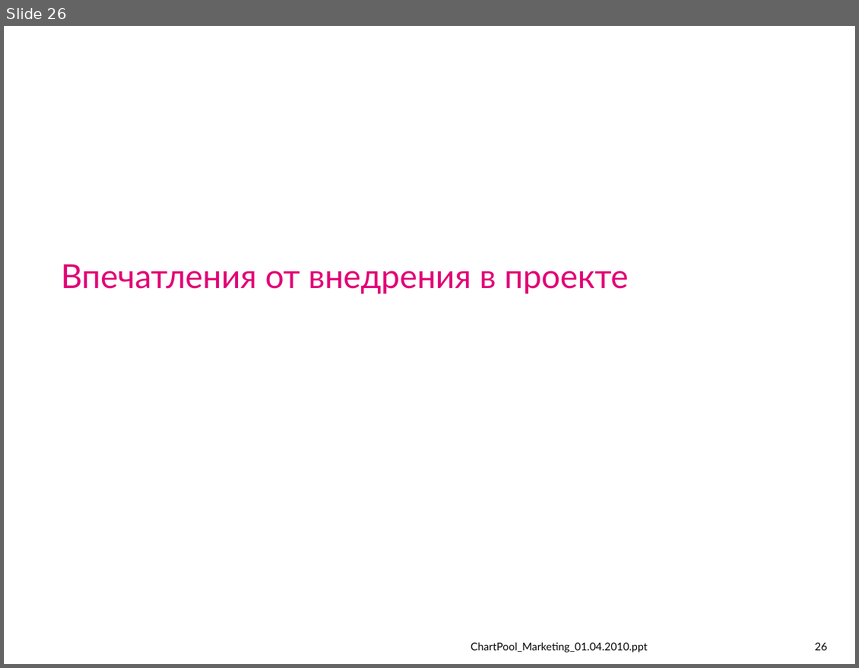
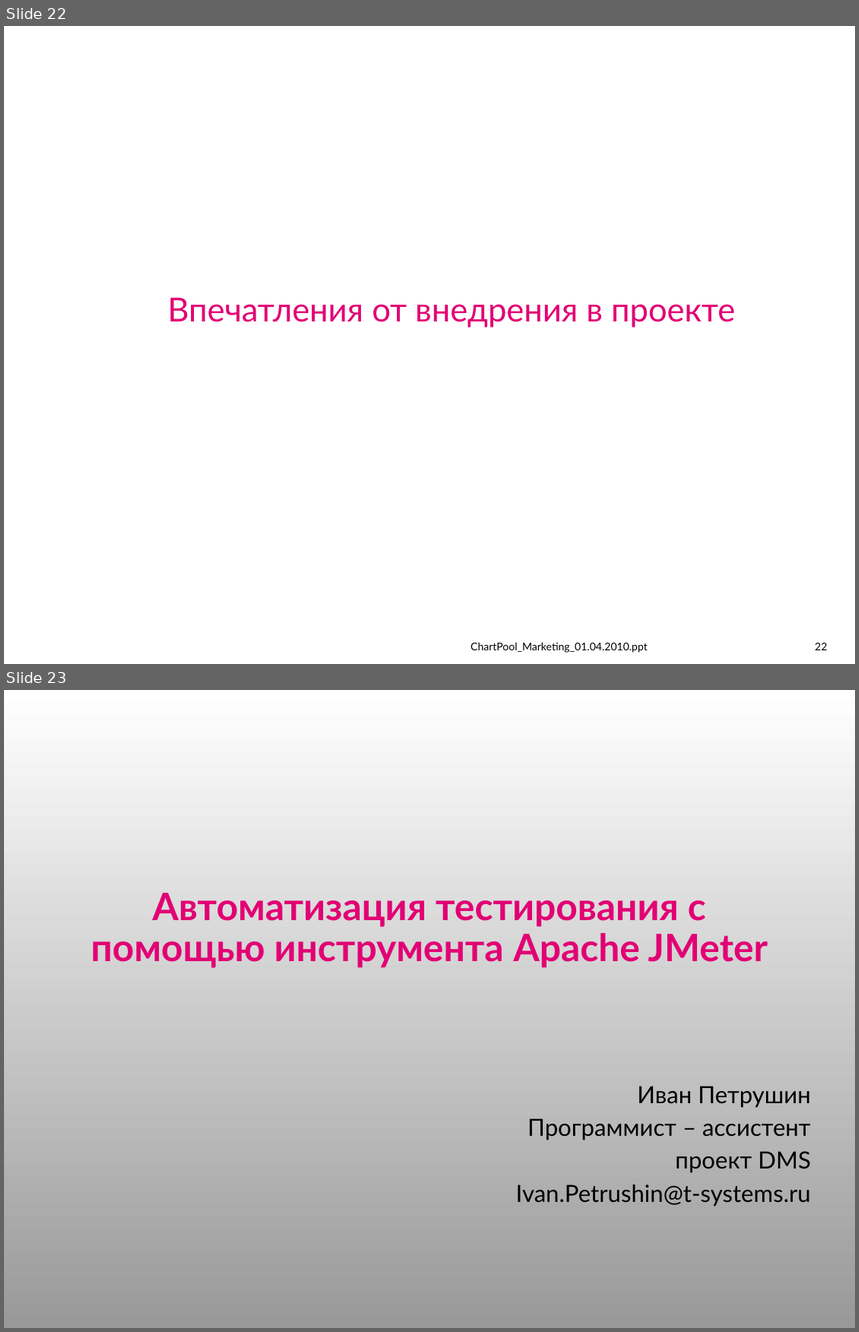
Before and after one commit to IvanCS/JMeterAvtoTestingDemo, a slide deck: documents/presentation.ppt. Shown one above the other, each under a label of ours: slide 26 before the commit, slides 22 and 23 after it. The pictures are 859x668 and 859x1332 pixels, drawn with LibreOffice and Linux fonts; fonts in the diff are those of the drawing; background and template pictures are left out. Boxes give left, top, right and bottom in pixels: in the first picture for what was removed or moved away, otherwise in the second. Text is boxed around its words. In the diff, an @@ line names an element or a change of style, - is before the commit and + after.

```diff
--- a/documents/presentation.ppt
+++ b/documents/presentation.ppt
@@ slide 23 added at <box>4,690,855,1328</box>, background gradient #FFFFFF to #999999 @@
@@ title added at <box>91,893,769,968</box>, 32 pt, text #E20074, bold @@
+Автоматизация тестирования с помощью инструмента Apache JMeter
@@ subtitle added at <box>516,1086,811,1206</box>, 20 pt, text #000000 @@
+Иван Петрушин
+Программист – ассистент
+проект DMS
+Ivan.Petrushin@t-systems.ru
@@ what was slide 26 is now slide 22 @@
@@ slide 22 changed as well @@
@@ title "Впечатления от внедрения в проекте": place and size @@
-title "Впечатления от внедрения в проекте" at <box>61,264,629,294</box>
+title "Впечатления от внедрения в проекте" at <box>167,297,735,328</box>
@@ page number at <box>815,643,827,651</box>: text changed @@
-26
+22
```
Also in this commit, not shown: 20 other slides changed, 5 slides removed, 10 other files.
